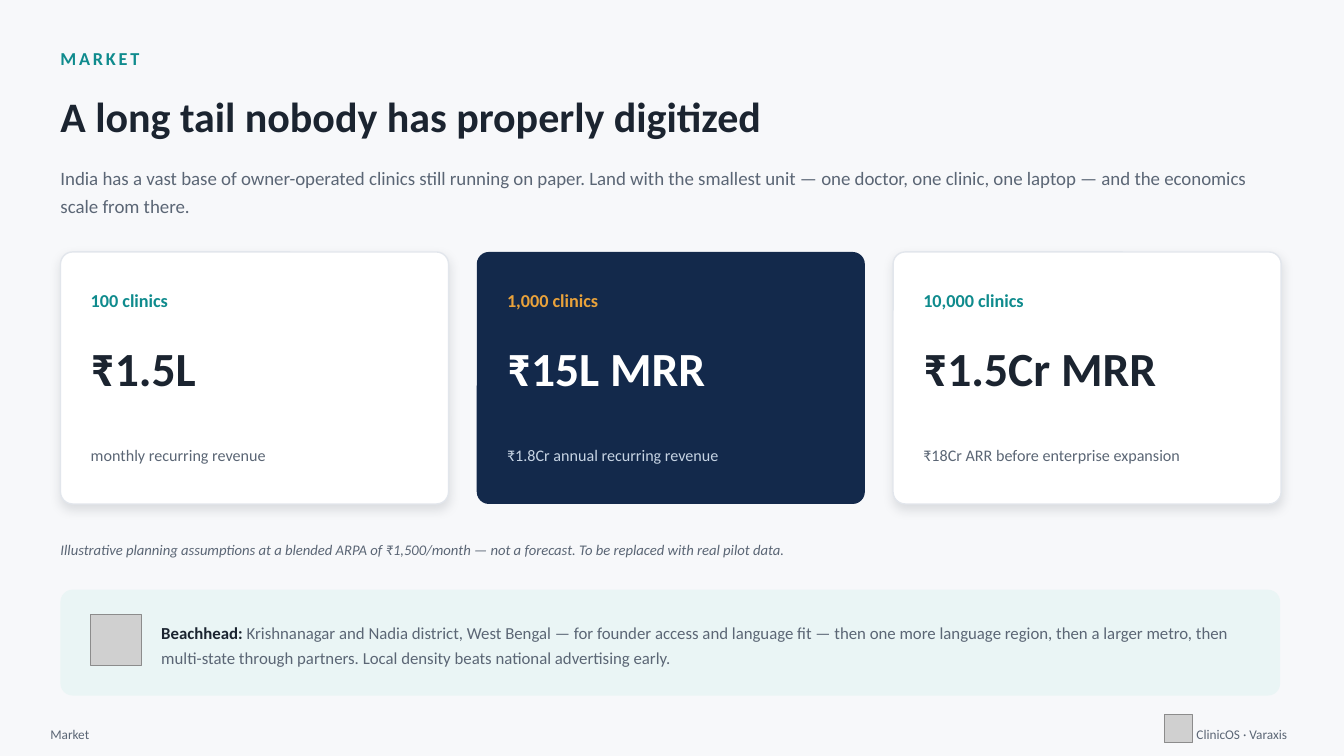
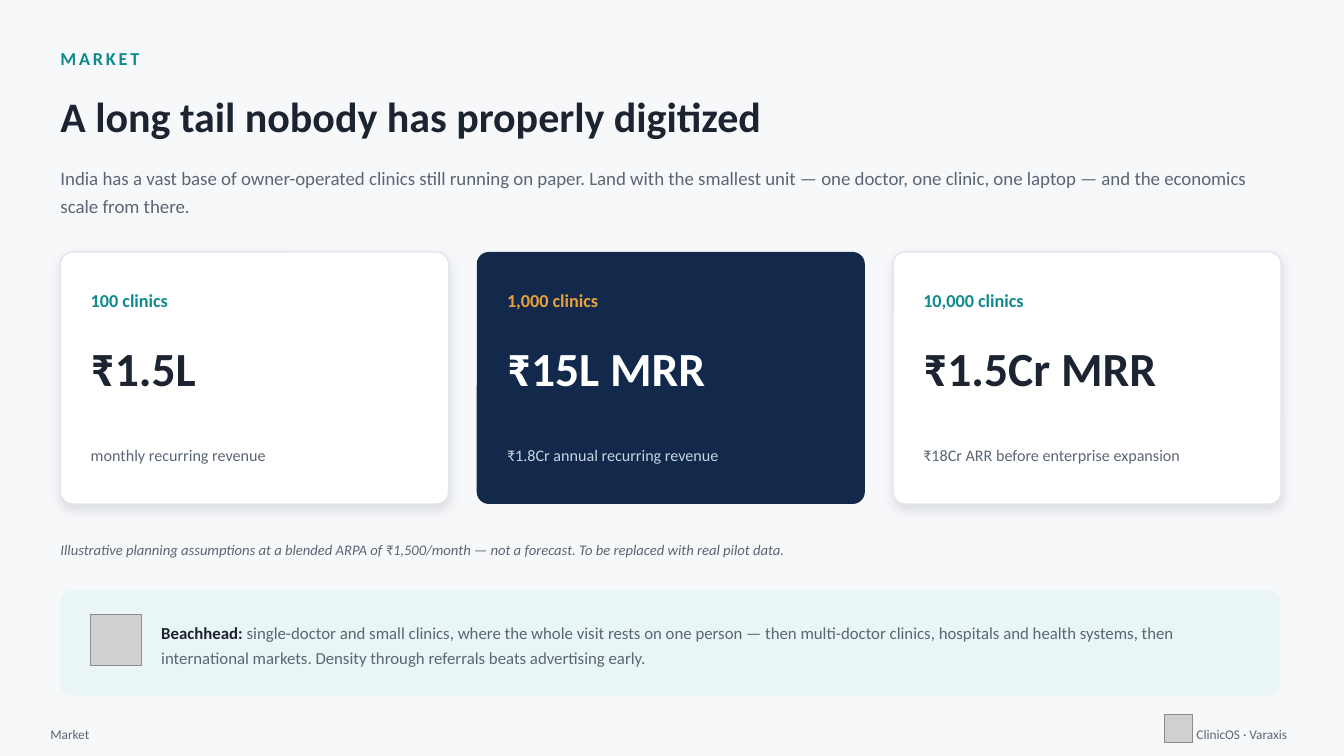
Before and after one commit to realishaanseal/clinicos, a slide deck: slide 8 of artifacts/ClinicOS_Hackathon_Deck.pptx. Drawn at 1344x756 pixels with LibreOffice and Linux fonts; fonts in the diff are those of the drawing; grey boxes stand for pictures. Boxes give left, top, right and bottom in pixels: in the first picture for what was removed or moved away, otherwise in the second. Text is boxed around its words. In the diff, an @@ line names an element or a change of style, - is before the commit and + after.

```diff
--- a/artifacts/ClinicOS_Hackathon_Deck.pptx
+++ b/artifacts/ClinicOS_Hackathon_Deck.pptx
@@ text at [161, 627, 1174, 667]: text changed @@
-Beachhead: Krishnanagar and Nadia district, West Bengal — for founder access and language fit — then one more language region, then a larger metro, then multi-state through partners. Local density beats national advertising early.
+Beachhead: single-doctor and small clinics, where the whole visit rests on one person — then multi-doctor clinics, hospitals and health systems, then international markets. Density through referrals beats advertising early.
```
Also in this commit, not shown: 5 other slides changed, 13 other files.
